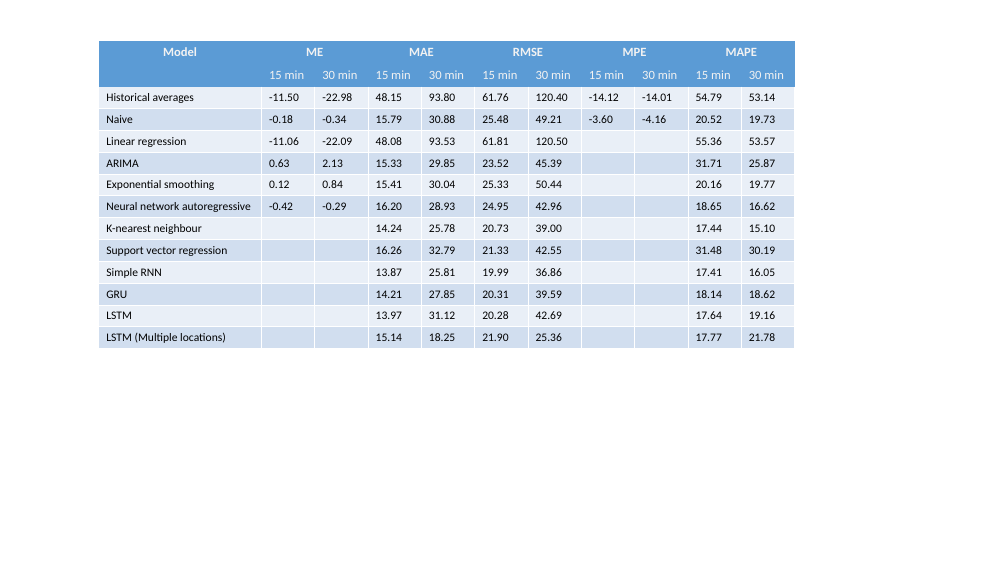
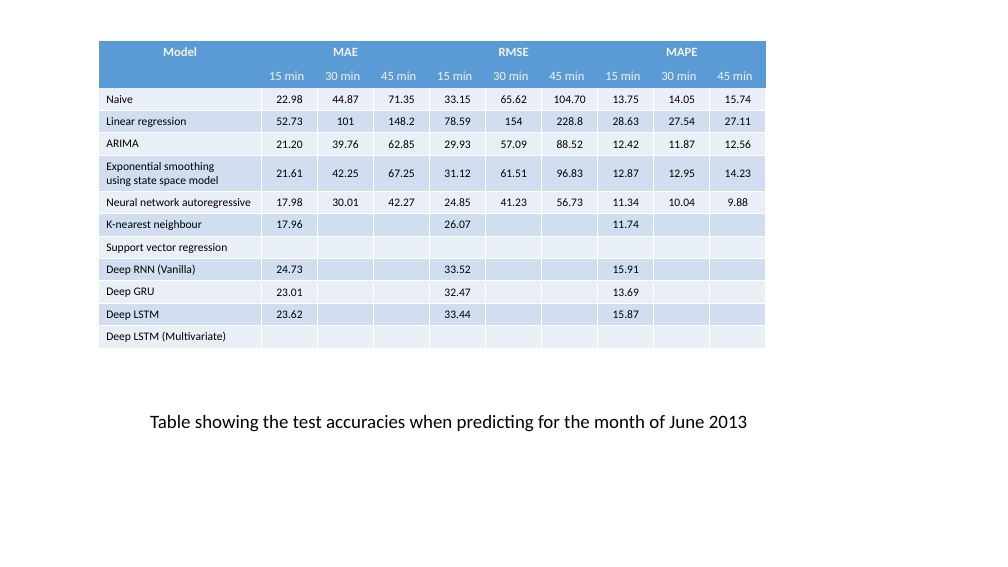
Before and after one commit to adnapibar/ms-research-thesis, a slide deck: slide 4 of latex-thesis/figures.pptx. Drawn at 1008x567 pixels with LibreOffice and Linux fonts; fonts in the diff are those of the drawing. Boxes give left, top, right and bottom in pixels: in the first picture for what was removed or moved away, otherwise in the second. Text is boxed around its words. In the diff, an @@ line names an element or a change of style, - is before the commit and + after.

Commit message:
updated powerpoint used for figures and tables

```diff
--- a/latex-thesis/figures.pptx
+++ b/latex-thesis/figures.pptx
@@ table at <box>99,41,765,348</box> @@
-Model | ME |  | MAE |  | RMSE |  | MPE |  | MAPE | 
- | 15 min | 30 min | 15 min | 30 min | 15 min | 30 min | 15 min | 30 min | 15 min | 30 min
-Historical averages | -11.50 | -22.98 | 48.15 | 93.80 | 61.76 | 120.40 | -14.12 | -14.01 | 54.79 | 53.14
-Naive | -0.18 | -0.34 | 15.79 | 30.88 | 25.48 | 49.21 | -3.60 | -4.16 | 20.52 | 19.73
-Linear regression | -11.06 | -22.09 | 48.08 | 93.53 | 61.81 | 120.50 |  |  | 55.36 | 53.57
-ARIMA | 0.63 | 2.13 | 15.33 | 29.85 | 23.52 | 45.39 |  |  | 31.71 | 25.87
-Exponential smoothing | 0.12 | 0.84 | 15.41 | 30.04 | 25.33 | 50.44 |  |  | 20.16 | 19.77
-Neural network autoregressive | -0.42 | -0.29 | 16.20 | 28.93 | 24.95 | 42.96 |  |  | 18.65 | 16.62
-K-nearest neighbour |  |  | 14.24 | 25.78 | 20.73 | 39.00 |  |  | 17.44 | 15.10
-Support vector regression |  |  | 16.26 | 32.79 | 21.33 | 42.55 |  |  | 31.48 | 30.19
-Simple RNN |  |  | 13.87 | 25.81 | 19.99 | 36.86 |  |  | 17.41 | 16.05
-GRU |  |  | 14.21 | 27.85 | 20.31 | 39.59 |  |  | 18.14 | 18.62
-LSTM |  |  | 13.97 | 31.12 | 20.28 | 42.69 |  |  | 17.64 | 19.16
-LSTM (Multiple locations) |  |  | 15.14 | 18.25 | 21.90 | 25.36 |  |  | 17.77 | 21.78
+Model | MAE |  |  | RMSE |  |  | MAPE |  | 
+ | 15 min | 30 min | 45 min | 15 min | 30 min | 45 min | 15 min | 30 min | 45 min
+Naive | 22.98 | 44.87 | 71.35 | 33.15 | 65.62 | 104.70 | 13.75 | 14.05 | 15.74
+Linear regression | 52.73 | 101 | 148.2 | 78.59 | 154 | 228.8 | 28.63 | 27.54 | 27.11
+ARIMA | 21.20 | 39.76 | 62.85 | 29.93 | 57.09 | 88.52 | 12.42 | 11.87 | 12.56
+Exponential smoothing / using state space model | 21.61 | 42.25 | 67.25 | 31.12 | 61.51 | 96.83 | 12.87 | 12.95 | 14.23
+Neural network autoregressive | 17.98 | 30.01 | 42.27 | 24.85 | 41.23 | 56.73 | 11.34 | 10.04 | 9.88
+K-nearest neighbour | 17.96 |  |  | 26.07 |  |  | 11.74 |  | 
+Support vector regression |  |  |  |  |  |  |  |  | 
+Deep RNN (Vanilla) | 24.73 |  |  | 33.52 |  |  | 15.91 |  | 
+Deep GRU | 23.01 |  |  | 32.47 |  |  | 13.69 |  | 
+Deep LSTM | 23.62 |  |  | 33.44 |  |  | 15.87 |  | 
+Deep LSTM (Multivariate) |  |  |  |  |  |  |  |  | 
@@ table: place and size @@
-table at <box>99,41,799,347</box>
+table at <box>99,41,765,348</box>
@@ text added at <box>150,415,747,432</box>, 18 pt, text #000000 @@
+Table showing the test accuracies when predicting for the month of June 2013
```
Also in this commit, not shown: 1 other slide changed, 2 slides added.
